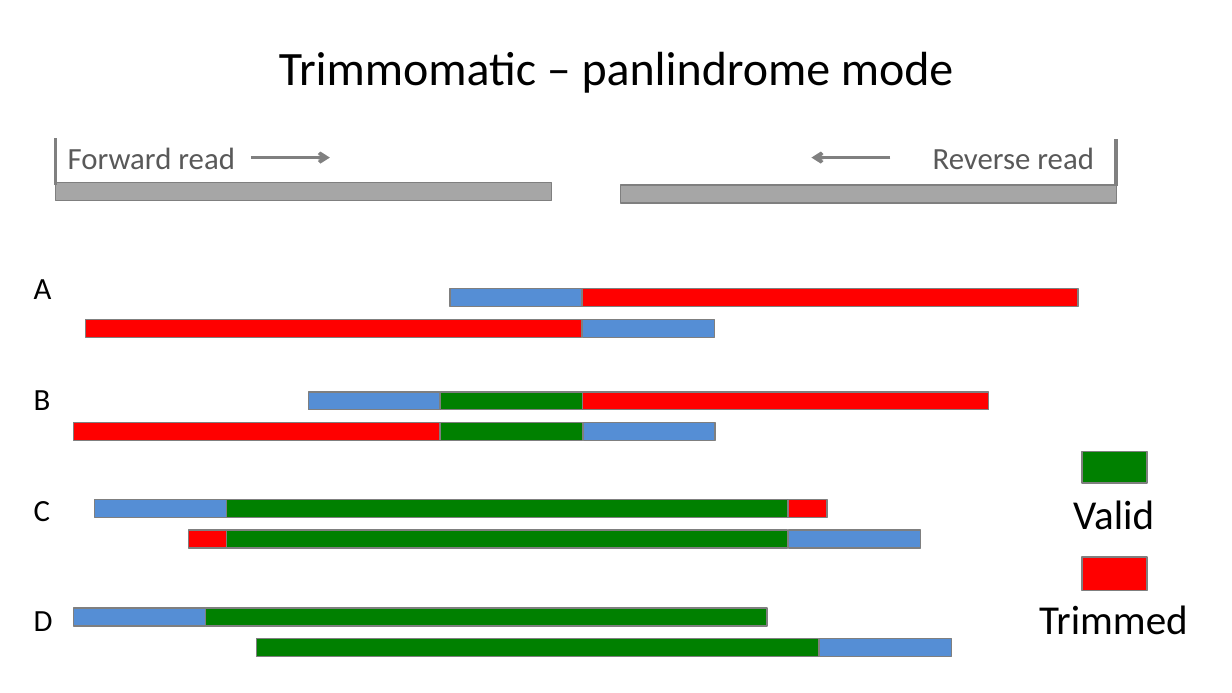
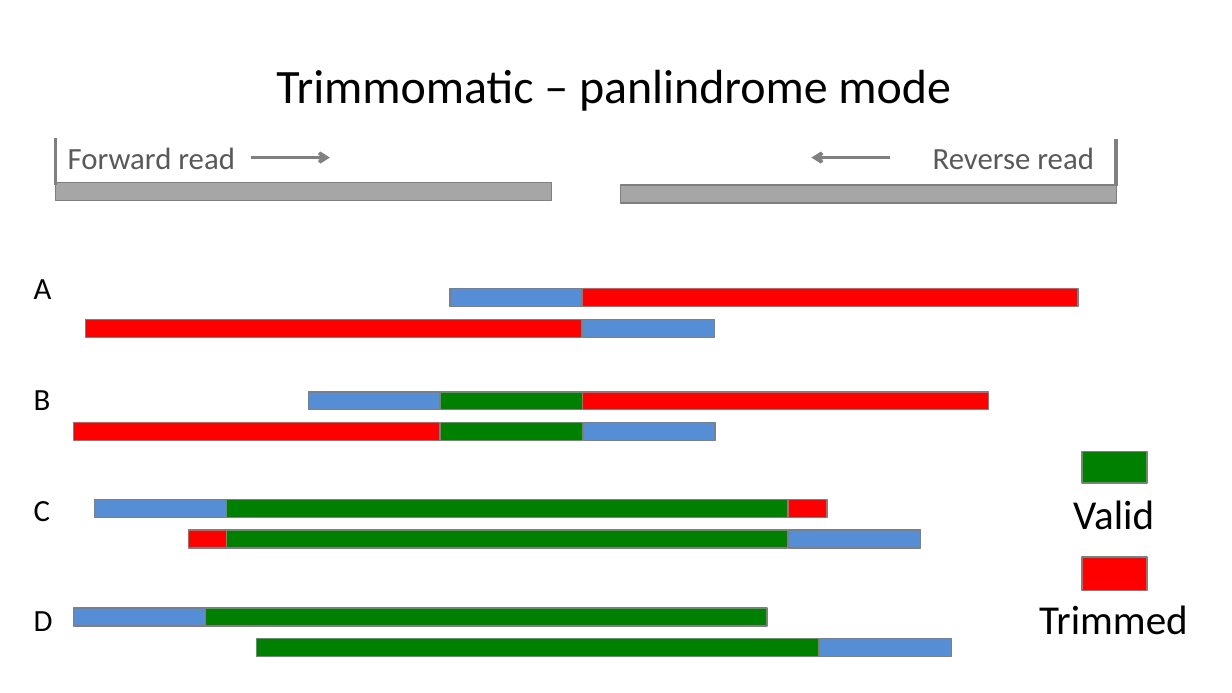
Before and after one commit to liu3zhenlab/teaching, a slide deck: slide 37 of PLPTH813Bioinformatis/2025/1_lecture/lecture05_NGS_data.pptx. Drawn at 1232x693 pixels with LibreOffice and Linux fonts; fonts in the diff are those of the drawing. Boxes give left, top, right and bottom in pixels: in the first picture for what was removed or moved away, otherwise in the second. Text is boxed around its words. In the diff, an @@ line names an element or a change of style, - is before the commit and + after.

```diff
--- a/PLPTH813Bioinformatis/2025/1_lecture/lecture05_NGS_data.pptx
+++ b/PLPTH813Bioinformatis/2025/1_lecture/lecture05_NGS_data.pptx
@@ title "Trimmomatic – panlindrome mode": place and size @@
-title "Trimmomatic – panlindrome mode" at [279,51,953,93]
+title "Trimmomatic – panlindrome mode" at [276,69,950,111]
```
Also in this commit, not shown: 1 other slide changed, 4 other files.
